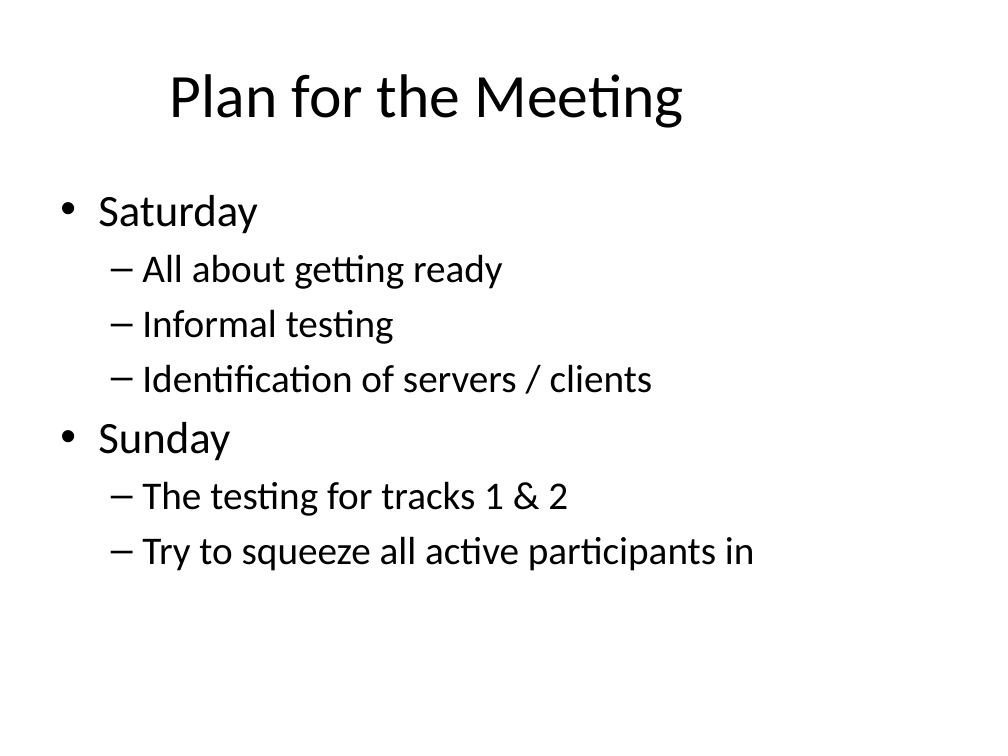
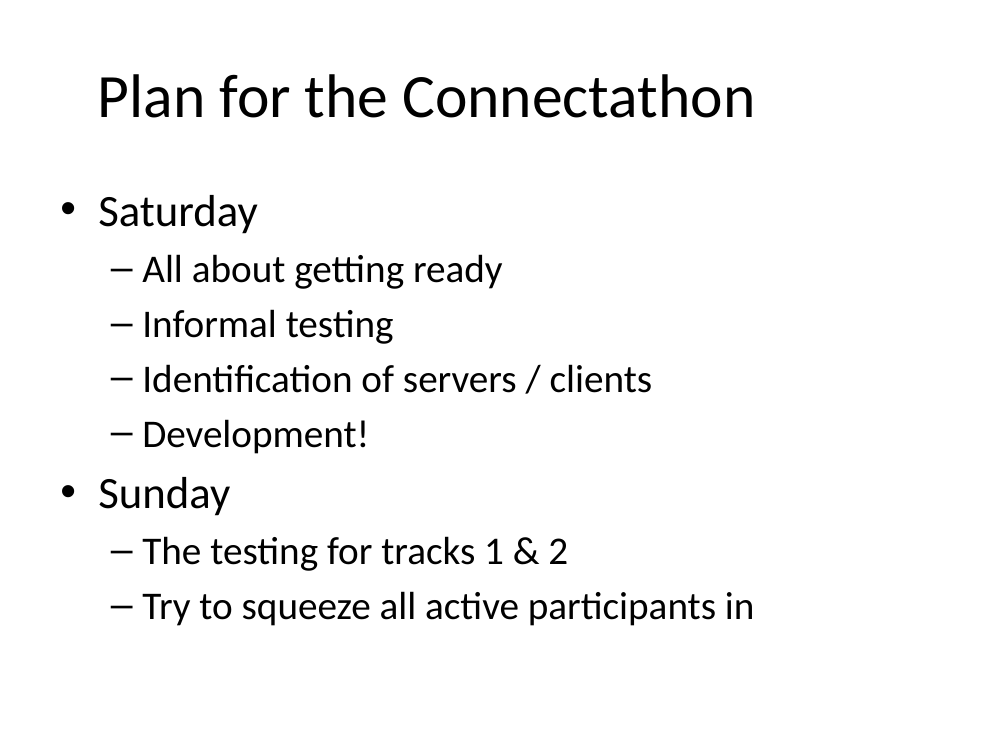
Before and after one commit to vista-novo/fhir, a slide deck: slide 4 of connectathons/Boston2013/Introduction.pptx. Drawn at 1008x756 pixels with LibreOffice and Linux fonts; fonts in the diff are those of the drawing; background and template pictures are left out. Boxes give left, top, right and bottom in pixels: in the first picture for what was removed or moved away, otherwise in the second. Text is boxed around its words. In the diff, an @@ line names an element or a change of style, - is before the commit and + after.

```diff
--- a/connectathons/Boston2013/Introduction.pptx
+++ b/connectathons/Boston2013/Introduction.pptx
@@ title at (98, 74, 755, 118): text changed @@
-Plan for the Meeting
+Plan for the Connectathon
@@ text at (142, 419, 369, 454): paragraph added @@
+  – Development!
```
Also in this commit, not shown: 6 other slides changed.
